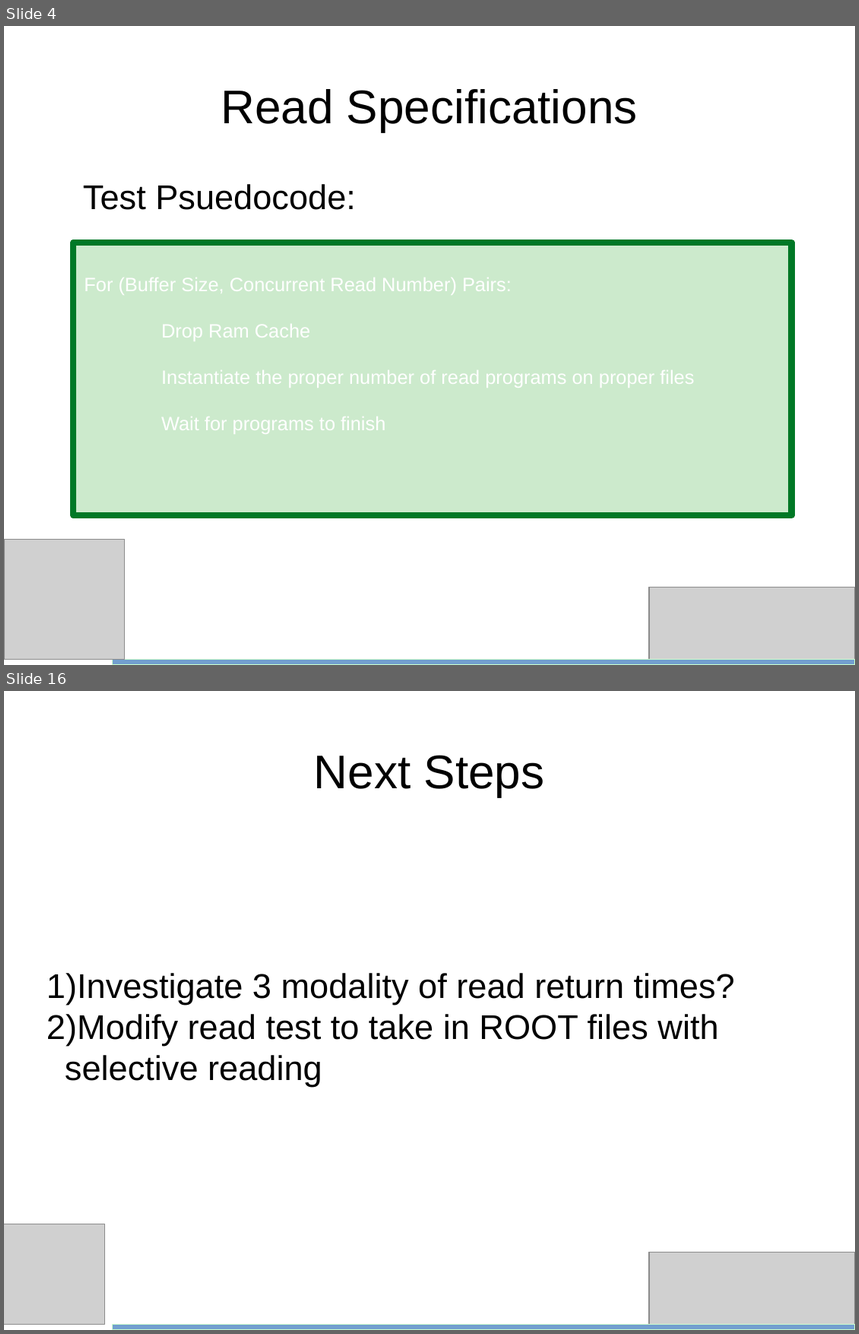
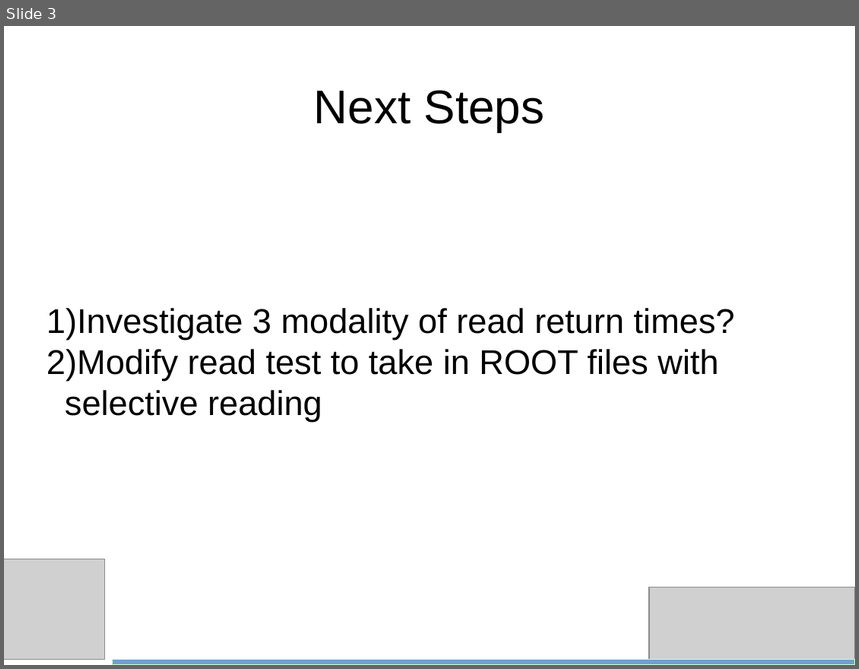
Before and after one commit to bth5032/smartsubmit, a slide deck: smartsubmit_intro.odp. Shown one above the other, each under a label of ours: slides 4 and 16 before the commit, slide 3 after it; the slides between them are not shown. The pictures are 859x1334 and 859x669 pixels, drawn with LibreOffice and Linux fonts; fonts in the diff are those of the drawing; grey boxes stand for pictures. Boxes give left, top, right and bottom in pixels: in the first picture for what was removed or moved away, otherwise in the second. Text is boxed around its words. In the diff, an @@ line names an element or a change of style, - is before the commit and + after.

```diff
--- a/smartsubmit_intro.odp
+++ b/smartsubmit_intro.odp
@@ slide 4 removed at [4, 26, 855, 665], background #FFFFFF @@
@@ title removed at [221, 89, 638, 132] @@
-Read Specifications
@@ text removed at [83, 184, 356, 210] @@
-Test Psuedocode:
@@ rectangle removed at [73, 243, 792, 515] @@
@@ picture removed at [4, 539, 125, 659] @@
@@ picture removed at [649, 587, 855, 665] @@
@@ rectangle removed at [112, 659, 855, 665] @@
@@ what was slide 16 is now slide 3 @@
```
Also in this commit, not shown: 2 slides added, 14 other slides removed, 2 other files.
